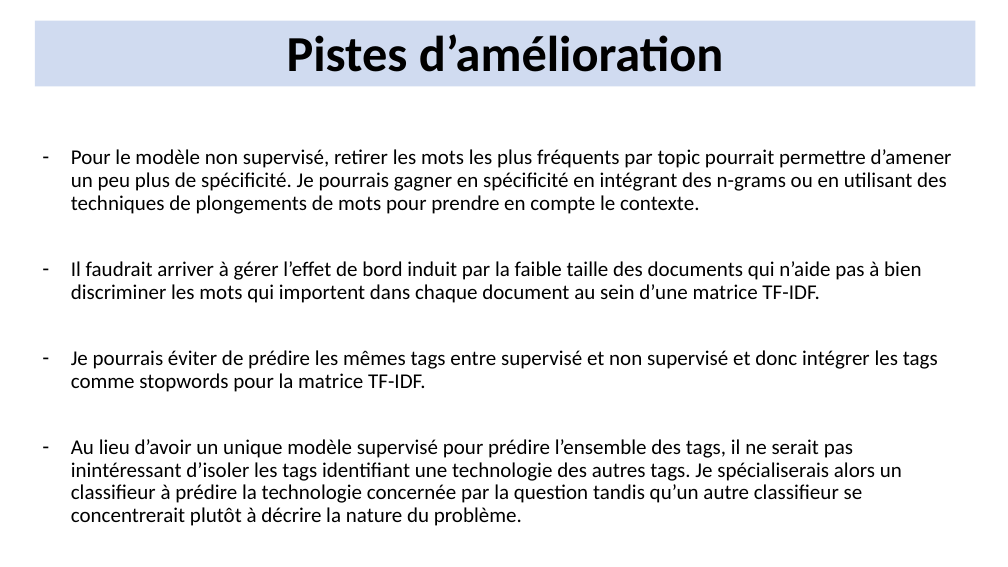
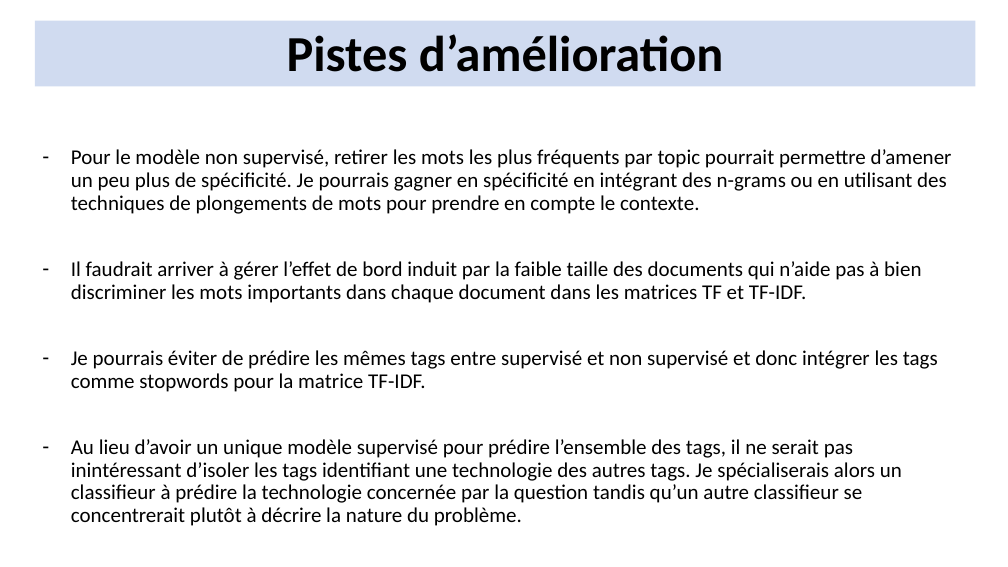
Before and after one commit to ridurand/OCR06, a slide deck: slide 20 of Catégorisez automatiquement des questions (soutenance).pptx. Drawn at 1008x567 pixels with LibreOffice and Linux fonts; fonts in the diff are those of the drawing. Boxes give left, top, right and bottom in pixels: in the first picture for what was removed or moved away, otherwise in the second. Text is boxed around its words. In the diff, an @@ line names an element or a change of style, - is before the commit and + after.

```diff
--- a/Catégorisez automatiquement des questions (soutenance).pptx
+++ b/Catégorisez automatiquement des questions (soutenance).pptx
@@ subtitle at box(71, 261, 921, 303): text changed @@
-– Il faudrait arriver à gérer l’effet de bord induit par la faible taille des documents qui n’aide pas à bien discriminer les mots qui importent dans chaque document au sein d’une matrice TF-IDF.
+– Il faudrait arriver à gérer l’effet de bord induit par la faible taille des documents qui n’aide pas à bien discriminer les mots importants dans chaque document dans les matrices TF et TF-IDF.
```
Also in this commit, not shown: 2 other slides changed, 3 other files.
